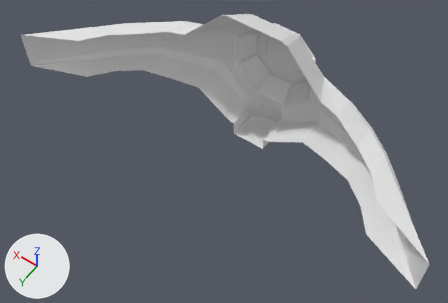
Renders of the Blender file Assets/cockpit.blend from each side of a commit.
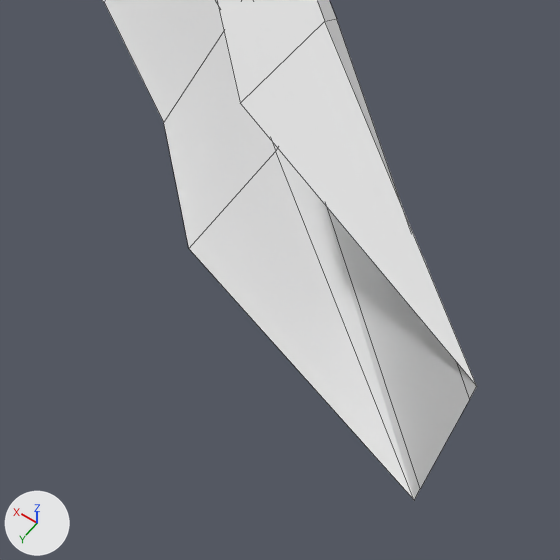
The first picture shows the older version from a 50 mm lens placed at (-4.73, 8.48, 9.31), pointed at (-0.16, 2.07, -0.76). The close-ups show both versions on the part from 72% to 100% of the width and 59% to 100% of the height of that picture; other places that the commit changed are outside them. The lights are fixed; the arrows at lower left show +X, +Y and +Z. The close-ups show mesh edges as thin lines. Materials are left out; every surface is plain grey.

In view in the first close-up: 'cockpit'.
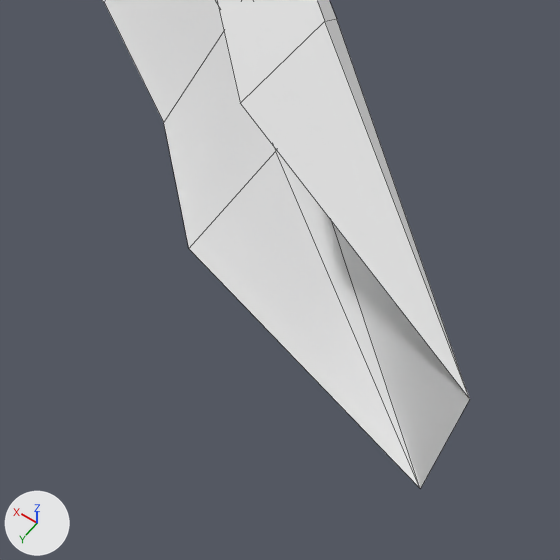
The newer file is also turned or shifted as a whole; pictures and numbers use the older file's frame.

Location of each change, (x1, y1, x2, y2) in pixels of the close-ups (560 x 560 px; the box of a moved part takes in the faces that stretch with it):
'cockpit', reshaped
    before: (102, 0, 477, 500)
    after: (102, 0, 470, 489)
part 1 of me_plane_002, moved or reshaped
    before: (189, 19, 477, 500)
    after: (189, 19, 470, 488)

Diff of the bpy script that builds the scene:
```diff
--- a/Assets/cockpit.blend.py
+++ b/Assets/cockpit.blend.py
@@ me_plane_002 @@
 me_plane_002.from_pydata(...)  # 308 vertices, 322 faces; spans x -4.67..4.67, y -0.45..2.76, z -1.85..1.63
 # used by ob_cockpit; location = (0.0, 0.0, 0.0)
 # verts and faces of me_plane_002; kept vertices keep their numbers, new ones are numbered from 308
 # before: 2 (-3.47, 2.23, -0.58) at pixel (188, 248), 11 (-3.47, 2.23, 0.48) at pixel (240, 103), 20 (-4.67, 2.76, 0.3) at pixel (469, 399), 21 (-4.67, 2.76, 0.4) at pixel (476, 386), 22 (-4.67, 2.76, -0.51) at pixel (414, 500)
 # before: 23 (-4.67, 2.76, -0.41) at pixel (420, 488), 32 (-3.55, 1.66, 0.41) at pixel (324, 21), 33 (-3.57, 1.54, 0.3) at pixel (336, 18), 34 (-3.57, 1.54, -0.41), 35 (-3.55, 1.66, -0.52) at pixel (275, 151)
+# me_plane_002 part 1
+delete_vertices([21, 22])  # with the faces that use them
+faces += [(11, 20, 32), (2, 35, 23), (20, 33, 32), (23, 35, 34)]
```
